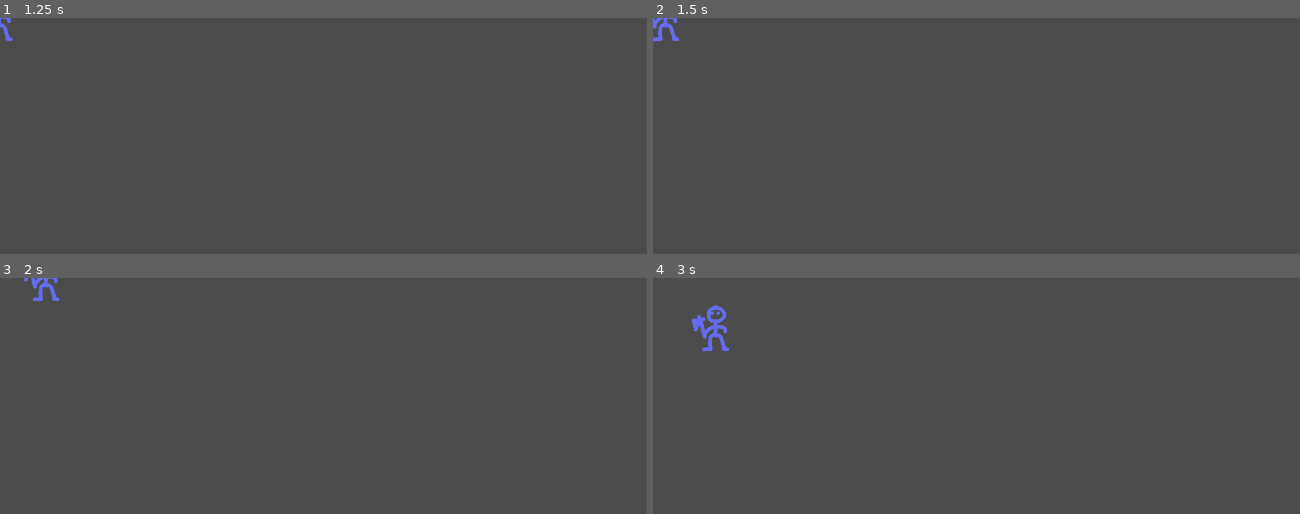
Above: before the commit, frames 1-4 (two rows, left to right).
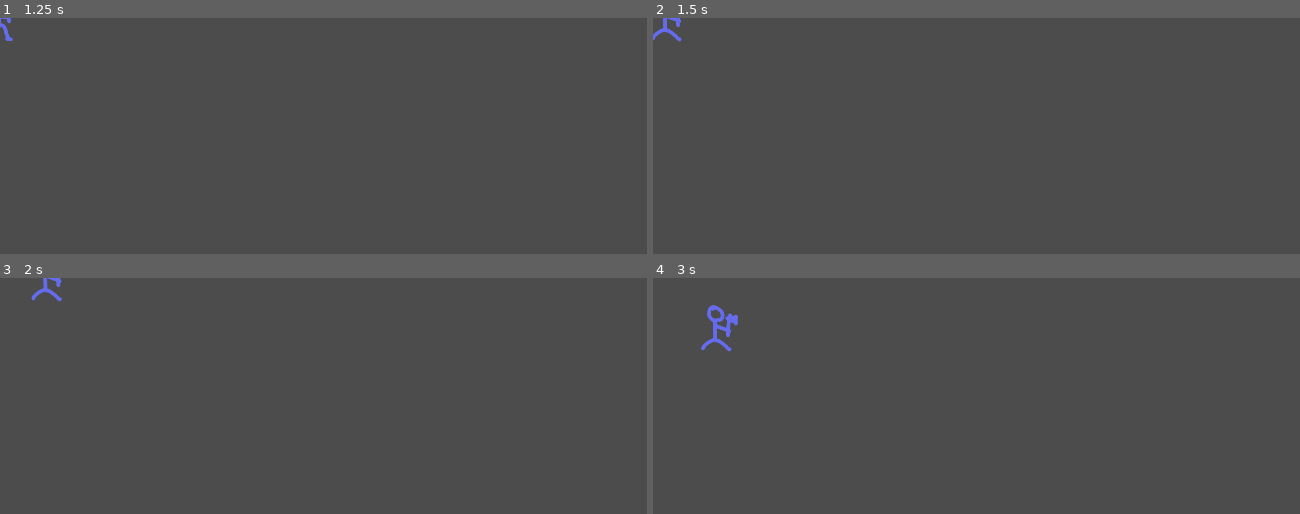
Above: after the commit, the same moments.

Repository: MartiniMoe/zombieswarm
Game: Godot game, scene res://menu/Menu.tscn
Two runs of this game, one before a commit and one after it. Both use one fixed random seed, a clock stepped at 60 frames per second and the inputs below.
Inputs:
- Up to frame 1 (1.25 s): click "Start" at 0.5 s
- Up to frame 2 (1.5 s): tap Enter at 1.25 s; hold Right (walk_right) from 1.28 s (still down)
- Up to frame 3 (2 s): keep holding Right (walk_right)
- Up to frame 4 (3 s): release Right (walk_right) at 2.03 s; hold Down (walk_down) 2.03-2.78 s; tap Space at 2.75 s; hold Right (walk_right) from 2.78 s (still down)

Frame 1 is identical in both runs. In frame 2, 0.2% of the frame differs, in the area x 0-5%, y 0-11%; in frame 3, 0.3%; in frame 4, 0.5%, in the area x 5-14%, y 11-32%.

Commit message:
make player face in movement direction

Diff:
--- a/godot_project/level01/Level01.tscn
+++ b/godot_project/level01/Level01.tscn
@@ -2,6 +2,6 @@
 
 [ext_resource path="res://player/Player.tscn" type="PackedScene" id=1]
 
-[node name="Level01" type="Node2D" index="0"]
+[node name="Level01" type="Node2D"]
 
 [node name="Player" parent="." index="0" instance=ExtResource( 1 )]
--- a/godot_project/player/Player.gd
+++ b/godot_project/player/Player.gd
@@ -1,6 +1,10 @@
 extends KinematicBody2D
 
 const MOTION_SPEED = 160 # Pixels/second
+const spr_up = preload("res://player/player-up.png")
+const spr_down = preload("res://player/player-down.png")
+const spr_left = preload("res://player/player-left.png")
+const spr_right = preload("res://player/player-right.png")
 
 func _ready():
 	set_process_input(true)
@@ -9,12 +13,16 @@
 	var motion = Vector2()
 
 	if Input.is_action_pressed("walk_up"):
+		$Sprite.texture = spr_up
 		motion += Vector2(0, -1)
 	if Input.is_action_pressed("walk_down"):
+		$Sprite.texture = spr_down
 		motion += Vector2(0, 1)
 	if Input.is_action_pressed("walk_left"):
+		$Sprite.texture = spr_left
 		motion += Vector2(-1, 0)
 	if Input.is_action_pressed("walk_right"):
+		$Sprite.texture = spr_right
 		motion += Vector2(1, 0)
 
 	motion = motion.normalized() * MOTION_SPEED
